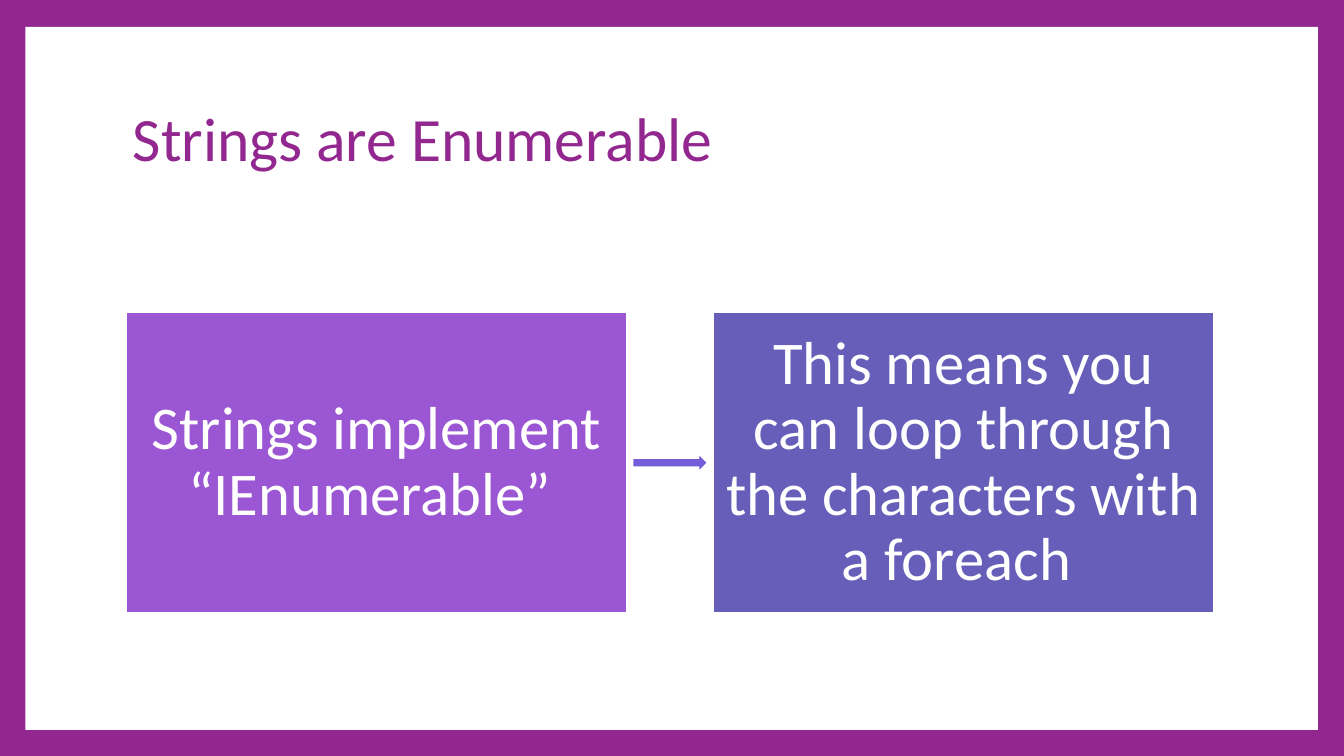
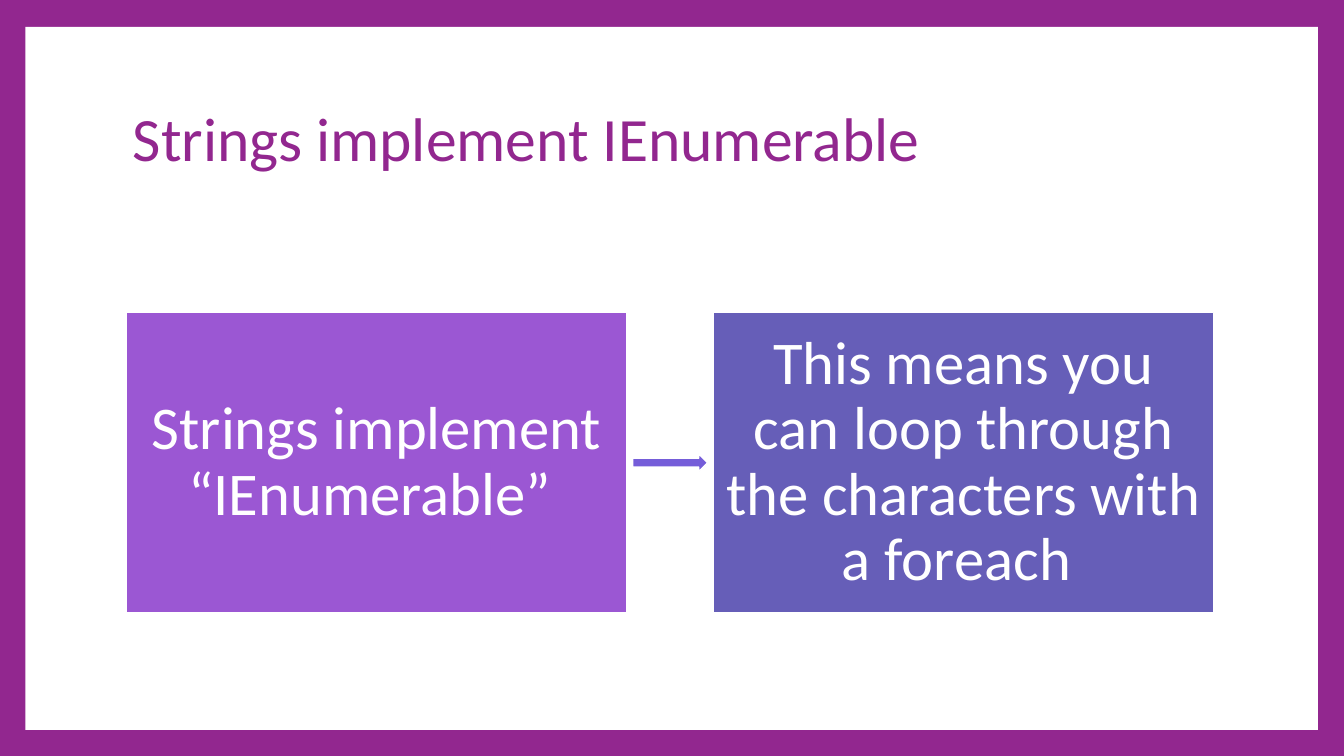
Before and after one commit to cdiggins/cs321, a slide deck: slide 51 of class-notes/cs321-winter-2023-lecture-4-strings.pptx (slide 59 before the commit). Drawn at 1344x756 pixels with LibreOffice and Linux fonts; fonts in the diff are those of the drawing. Boxes give left, top, right and bottom in pixels: in the first picture for what was removed or moved away, otherwise in the second. Text is boxed around its words. In the diff, an @@ line names an element or a change of style, - is before the commit and + after.

```diff
--- a/class-notes/cs321-winter-2023-lecture-4-strings.pptx
+++ b/class-notes/cs321-winter-2023-lecture-4-strings.pptx
@@ title at (x1=133, y1=118, x2=920, y2=172): text changed @@
-Strings are Enumerable
+Strings implement IEnumerable
```
Also in this commit, not shown: 10 other slides changed, 26 slides added, 31 slides removed, 3 other files.
